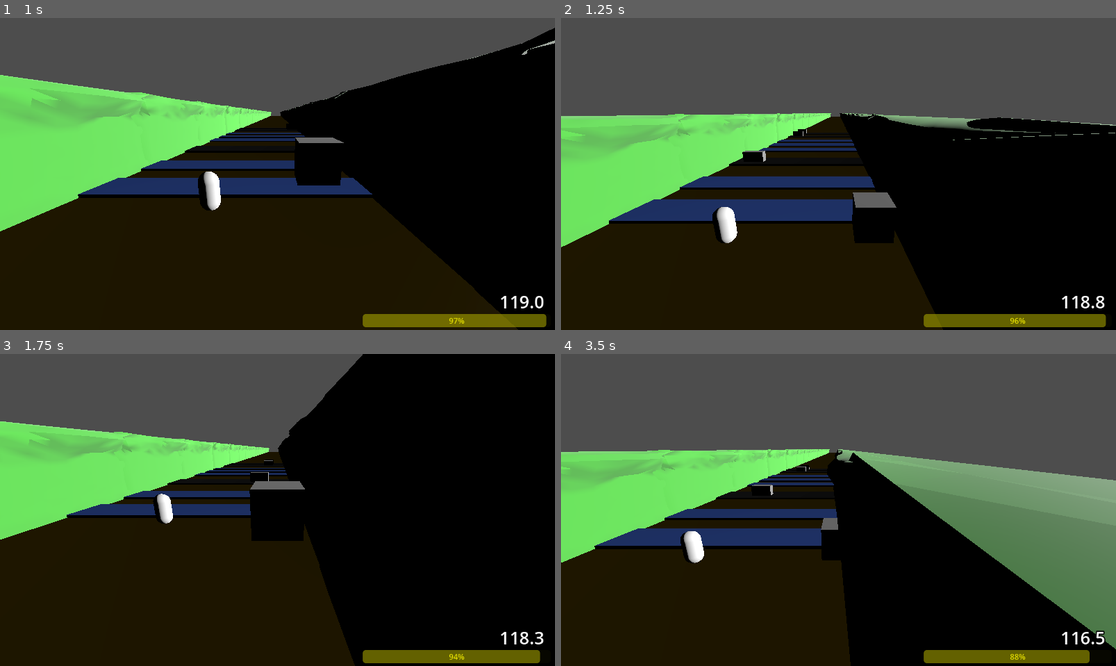
Above: before the commit, frames 1-4 (two rows, left to right).
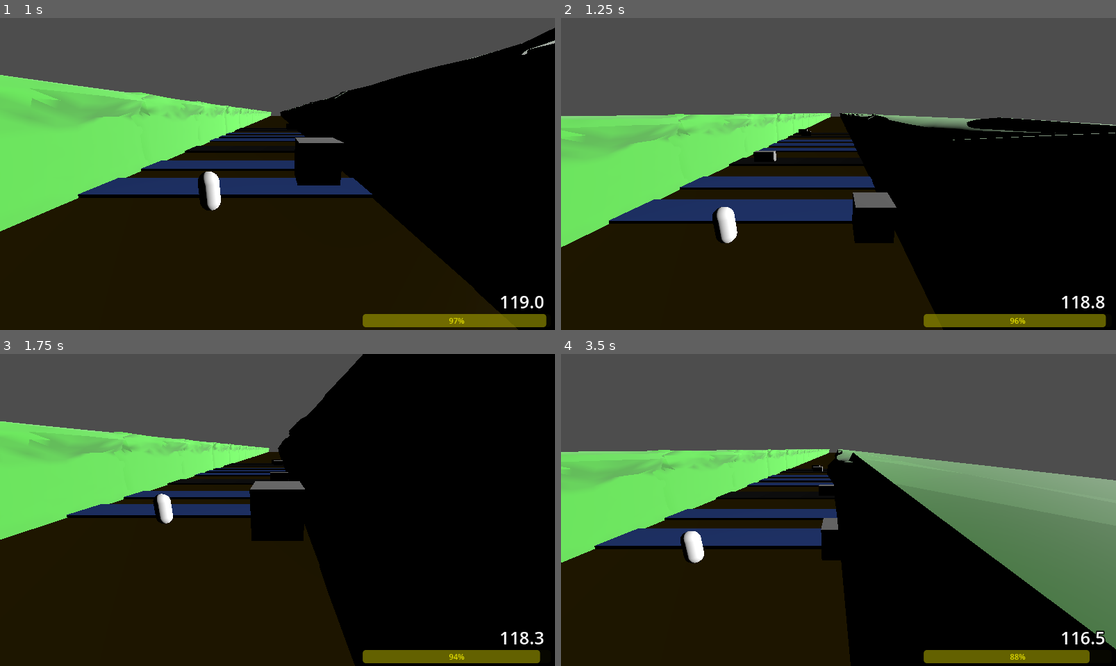
Above: after the commit, the same moments.

Repository: notadoctortired/SleepyFrog
Game: Godot game, scene res://scenes/main_scene.tscn
Same seed, same stepped clock (60 frames per second), same inputs: the game is played once before the commit and once after it.
Inputs (mouse positions are in pixels of both pictures, inside the frame that each line leads up to):
- Up to frame 1 (1 s): tap Enter (ui_accept) at 0.5 s; move the mouse to (399, 158) at 0.52 s; hold Right (move_right) from 0.53 s (still down); hold F from 0.53 s (still down); click (399, 158) at 0.67 s; tap Space (jump) at 0.77 s
- Up to frame 2 (1.25 s): keep holding Right (move_right); keep holding F
- Up to frame 3 (1.75 s): move the mouse to (166, 525) at 1.27 s; release Right (move_right) at 1.28 s; release F at 1.28 s; hold Down (move_backward) from 1.28 s (still down); tap Q at 1.35 s; tap Space (jump) at 1.52 s
- Up to frame 4 (3.5 s): move the mouse to (894, 441) at 2.02 s; release Down (move_backward) at 2.03 s; hold Right (move_right) 2.03-2.78 s; hold F 2.03-2.78 s; move the mouse to (810, 572) at 2.77 s; hold Up (move_forward) from 2.78 s (still down); tap Q at 2.85 s; click (810, 572) at 2.92 s; tap Space (jump) at 3.02 s

Frame 1 is identical in both runs. In frame 2, 0.1% of the frame differs, in the area x 32-46%, y 35-47%; in frame 3, 0.1%; in frame 4, 0.2%, in the area x 34-50%, y 35-46%.

Commit message:
added randomness to car speed

Diff:
--- a/scenes/main_scene.tscn
+++ b/scenes/main_scene.tscn
@@ -79,7 +79,7 @@
 
 [node name="Camera3D" type="Camera3D" parent="."]
 physics_interpolation_mode = 1
-transform = Transform3D(1, 0, 0, 0, 0.957826, 0.287348, 0, -0.287348, 0.957826, 7.45058e-09, 3.5, 5)
+transform = Transform3D(1, 0, 0, 0, 0.957826, 0.287348, 0, -0.287348, 0.957826, 0, 3.5, 5)
 
 [node name="PhantomCameraHost" type="Node" parent="Camera3D"]
 process_priority = 300
@@ -1039,59 +1039,59 @@
 [node name="CollisionShape3D" type="CollisionShape3D" parent="Obstacles/River 5"]
 shape = SubResource("BoxShape3D_01n6w")
 
-[node name="Road" type="StaticBody3D" parent="Obstacles"]
+[node name="Road 1" type="StaticBody3D" parent="Obstacles"]
 transform = Transform3D(21.36, 0, 0, 0, 1, 0, 0, 0, 4.4, 0, 0, -25)
 
-[node name="Area3D" type="Area3D" parent="Obstacles/Road"]
+[node name="Area3D" type="Area3D" parent="Obstacles/Road 1"]
 transform = Transform3D(1.01, 0, 0, 0, 1.01, 0, 0, 0, 1.01, 0, 0, 0)
 
-[node name="CollisionShape3D" type="CollisionShape3D" parent="Obstacles/Road/Area3D"]
+[node name="CollisionShape3D" type="CollisionShape3D" parent="Obstacles/Road 1/Area3D"]
 shape = SubResource("BoxShape3D_r6p65")
 
-[node name="MeshInstance3D" type="MeshInstance3D" parent="Obstacles/Road"]
+[node name="MeshInstance3D" type="MeshInstance3D" parent="Obstacles/Road 1"]
 material_override = ExtResource("13_4w45t")
 mesh = SubResource("BoxMesh_si52b")
 
-[node name="CollisionShape3D" type="CollisionShape3D" parent="Obstacles/Road"]
+[node name="CollisionShape3D" type="CollisionShape3D" parent="Obstacles/Road 1"]
 shape = SubResource("BoxShape3D_01n6w")
 
-[node name="Car" parent="Obstacles" instance=ExtResource("16_01n6w")]
+[node name="Car 1" parent="Obstacles" instance=ExtResource("16_01n6w")]
 transform = Transform3D(1, 0, 0, 0, 1, 0, 0, 0, 1, -6.62546, 1.34799, -24.8536)
 
-[node name="Road2" type="StaticBody3D" parent="Obstacles"]
+[node name="Road 2" type="StaticBody3D" parent="Obstacles"]
 transform = Transform3D(21.36, 0, 0, 0, 1, 0, 0, 0, 4.4, 0, 0, -59.5632)
 
-[node name="Area3D" type="Area3D" parent="Obstacles/Road2"]
+[node name="Area3D" type="Area3D" parent="Obstacles/Road 2"]
 transform = Transform3D(1.01, 0, 0, 0, 1.01, 0, 0, 0, 1.01, 0, 0, 0)
 
-[node name="CollisionShape3D" type="CollisionShape3D" parent="Obstacles/Road2/Area3D"]
+[node name="CollisionShape3D" type="CollisionShape3D" parent="Obstacles/Road 2/Area3D"]
 shape = SubResource("BoxShape3D_r6p65")
 
-[node name="MeshInstance3D" type="MeshInstance3D" parent="Obstacles/Road2"]
+[node name="MeshInstance3D" type="MeshInstance3D" parent="Obstacles/Road 2"]
 material_override = ExtResource("13_4w45t")
 mesh = SubResource("BoxMesh_si52b")
 
-[node name="CollisionShape3D" type="CollisionShape3D" parent="Obstacles/Road2"]
+[node name="CollisionShape3D" type="CollisionShape3D" parent="Obstacles/Road 2"]
 shape = SubResource("BoxShape3D_01n6w")
 
-[node name="Car2" parent="Obstacles" instance=ExtResource("16_01n6w")]
+[node name="Car 2" parent="Obstacles" instance=ExtResource("16_01n6w")]
 transform = Transform3D(1, 0, 0, 0, 1, 0, 0, 0, 1, -6.62546, 1.34799, -59.4167)
 
-[node name="Road3" type="StaticBody3D" parent="Obstacles"]
+[node name="Road 3" type="StaticBody3D" parent="Obstacles"]
 transform = Transform3D(21.36, 0, 0, 0, 1, 0, 0, 0, 4.4, 0, 0, -67.3324)
 
-[node name="Area3D" type="Area3D" parent="Obstacles/Road3"]
+[node name="Area3D" type="Area3D" parent="Obstacles/Road 3"]
 transform = Transform3D(1.01, 0, 0, 0, 1.01, 0, 0, 0, 1.01, 0, 0, 0)
 
-[node name="CollisionShape3D" type="CollisionShape3D" parent="Obstacles/Road3/Area3D"]
+[node name="CollisionShape3D" type="CollisionShape3D" parent="Obstacles/Road 3/Area3D"]
 shape = SubResource("BoxShape3D_r6p65")
 
-[node name="MeshInstance3D" type="MeshInstance3D" parent="Obstacles/Road3"]
+[node name="MeshInstance3D" type="MeshInstance3D" parent="Obstacles/Road 3"]
 material_override = ExtResource("13_4w45t")
 mesh = SubResource("BoxMesh_si52b")
 
-[node name="CollisionShape3D" type="CollisionShape3D" parent="Obstacles/Road3"]
+[node name="CollisionShape3D" type="CollisionShape3D" parent="Obstacles/Road 3"]
 shape = SubResource("BoxShape3D_01n6w")
 
-[node name="Car3" parent="Obstacles" instance=ExtResource("16_01n6w")]
+[node name="Car 3" parent="Obstacles" instance=ExtResource("16_01n6w")]
 transform = Transform3D(1, 0, 0, 0, 1, 0, 0, 0, 1, -6.62546, 1.34799, -67.186)
--- a/scripts/car.gd
+++ b/scripts/car.gd
@@ -1,6 +1,6 @@
 extends RigidBody3D
 
-@export var speed = 20
+var speed = 1
 var timer = 1
 var respawn = false
 var origin_pos: Vector3 = Vector3.ZERO
@@ -9,9 +9,9 @@
 	origin_pos = get_parent().get_node("Car_Origin").position
 
 func _integrate_forces(PhysicsDirectBodyState3D):
+	print(speed)
 	lock_rotation = 1
-	linear_velocity.x += 1
-	print(linear_velocity.x)
+	linear_velocity.x += speed
 
 	if respawn:
 		freeze = 1
@@ -26,5 +26,6 @@
 		respawn = true
 
 	if respawn:
+		speed = randf_range(1,3)
 		position = origin_pos
 		respawn = false
